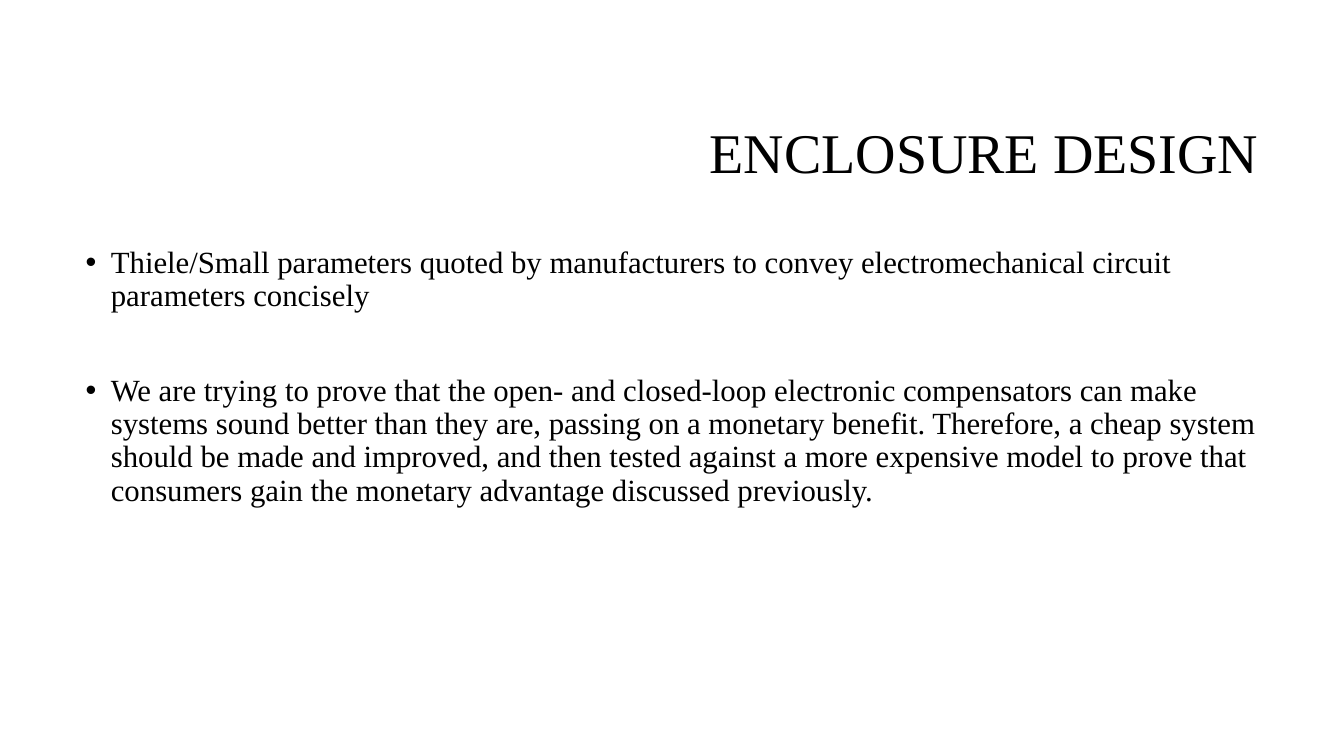
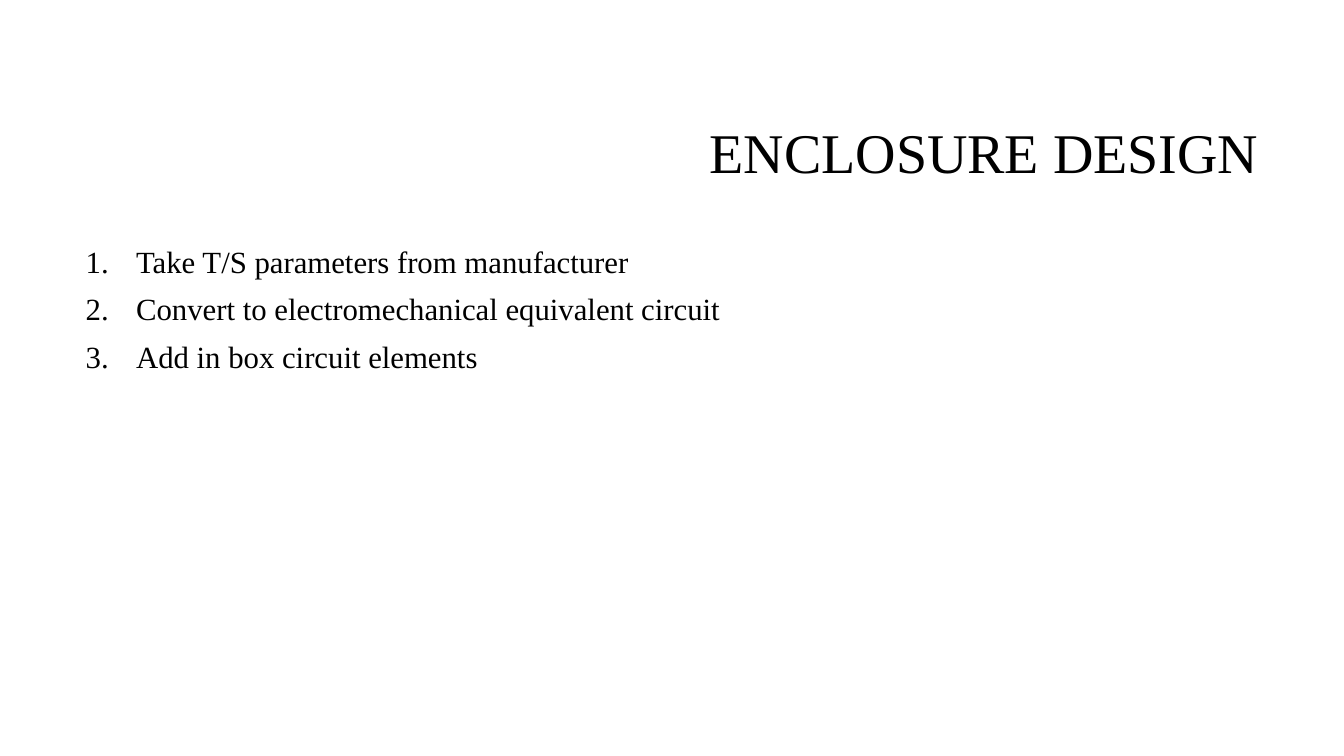
Before and after one commit to spez1998/3rd-year-project, a slide deck: slide 14 of Deliverables/2ndMarkerViva/viva_presentation.pptx. Drawn at 1344x756 pixels with LibreOffice and Linux fonts; fonts in the diff are those of the drawing; background and template pictures are left out. Boxes give left, top, right and bottom in pixels: in the first picture for what was removed or moved away, otherwise in the second. Text is boxed around its words. In the diff, an @@ line names an element or a change of style, - is before the commit and + after.

```diff
--- a/Deliverables/2ndMarkerViva/viva_presentation.pptx
+++ b/Deliverables/2ndMarkerViva/viva_presentation.pptx
@@ text at bbox=[136, 251, 719, 369]: text changed @@
-• Thiele/Small parameters quoted by manufacturers to convey electromechanical circuit parameters concisely
-• We are trying to prove that the open- and closed-loop electronic compensators can make systems sound better than they are, passing on a monetary benefit. Therefore, a cheap system should be made and improved, and then tested against a more expensive model to prove that consumers gain the monetary advantage discussed previously.
+1. Take T/S parameters from manufacturer
+2. Convert to electromechanical equivalent circuit
+3. Add in box circuit elements
```
Also in this commit, not shown: 3 other slides changed, 1 slide added, 2 slides removed.
